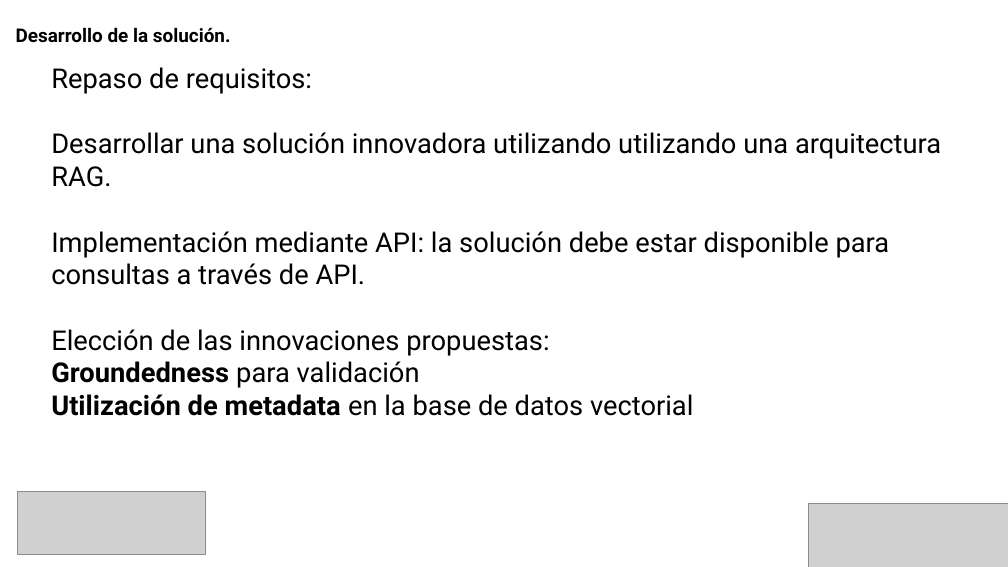
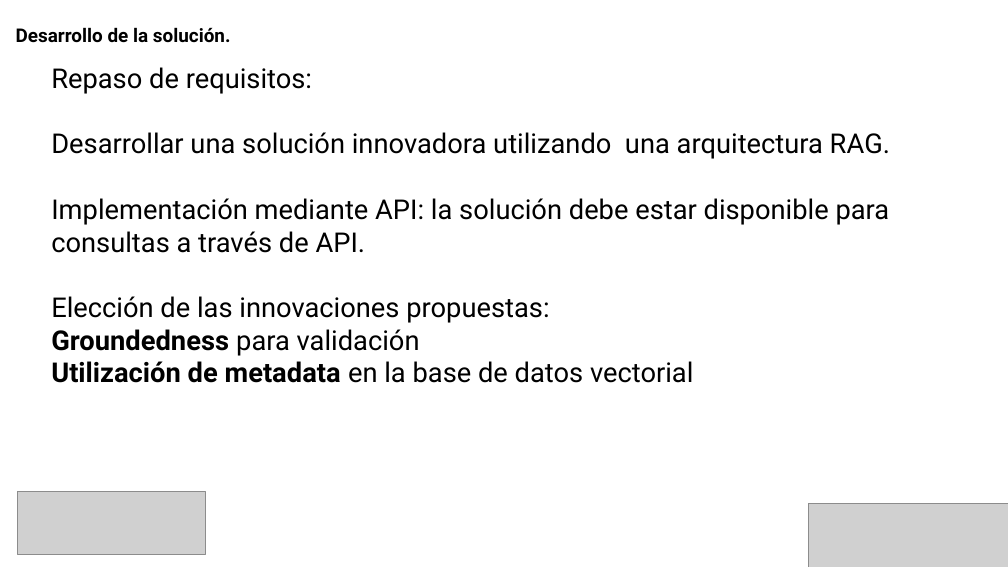
Before and after one commit to MaricelSantos/Semantic-Search-in-Academic-Articles, a slide deck: slide 12 of Presentación Challenge Final.pptx. Drawn at 1008x567 pixels with LibreOffice and Linux fonts; fonts in the diff are those of the drawing; grey boxes stand for pictures. Boxes give left, top, right and bottom in pixels: in the first picture for what was removed or moved away, otherwise in the second. Text is boxed around its words. In the diff, an @@ line names an element or a change of style, - is before the commit and + after.

```diff
--- a/Presentación Challenge Final.pptx
+++ b/Presentación Challenge Final.pptx
@@ text at [51, 132, 890, 159]: text changed @@
-Desarrollar una solución innovadora utilizando utilizando una arquitectura RAG.
+Desarrollar una solución innovadora utilizando una arquitectura RAG.
```
Also in this commit, not shown: 9 other slides changed, 2 other files.
